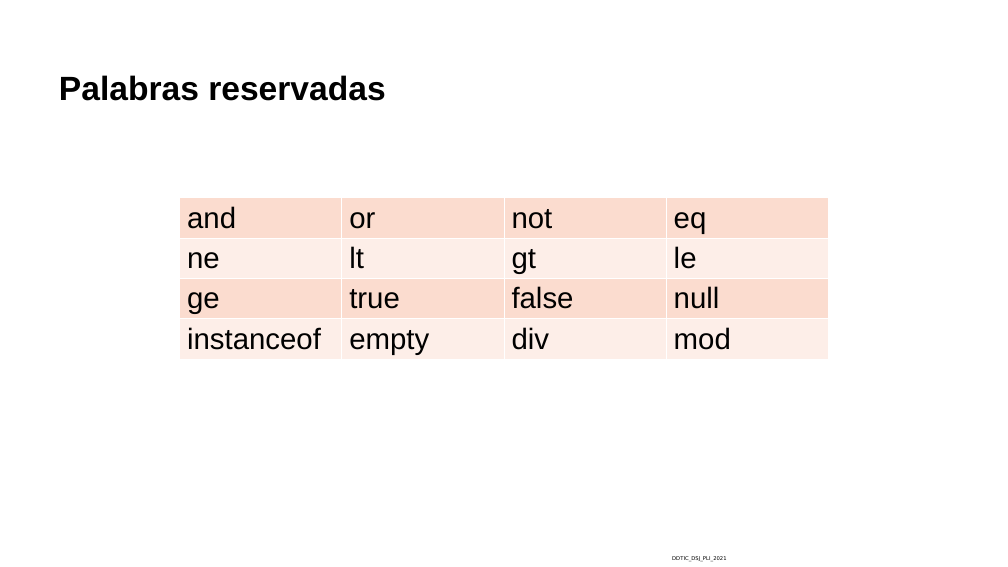
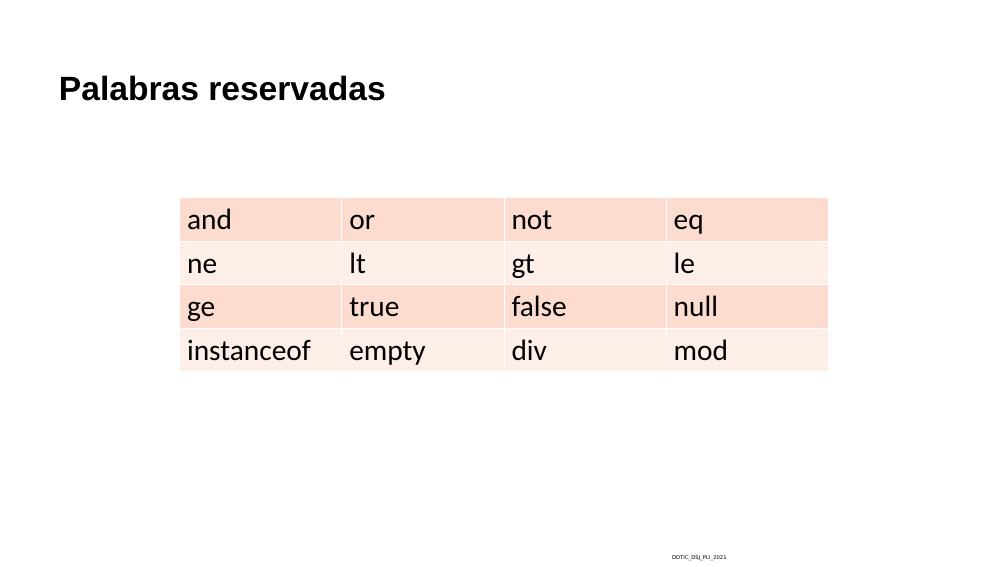
Before and after one commit to KevinLara96/Java_Diplomat, a slide deck: slide 21 of Modulo9/Temas/IntroJakartaEE-06.pptx. Drawn at 1008x567 pixels with LibreOffice and Linux fonts; fonts in the diff are those of the drawing; background and template pictures are left out. Boxes give left, top, right and bottom in pixels: in the first picture for what was removed or moved away, otherwise in the second. Text is boxed around its words. In the diff, an @@ line names an element or a change of style, - is before the commit and + after.

```diff
--- a/Modulo9/Temas/IntroJakartaEE-06.pptx
+++ b/Modulo9/Temas/IntroJakartaEE-06.pptx
@@ table at (179, 198, 830, 369) @@
@@ fill #FCDDCF to #FBDCCF in 8 cells @@
@@ fill #FDEFE9 to #FDEEE8 in 8 cells @@
@@ font Arial to Calibri @@
@@ borders changed @@
```
Also in this commit, not shown: 7 other slides changed, 13 other files.
